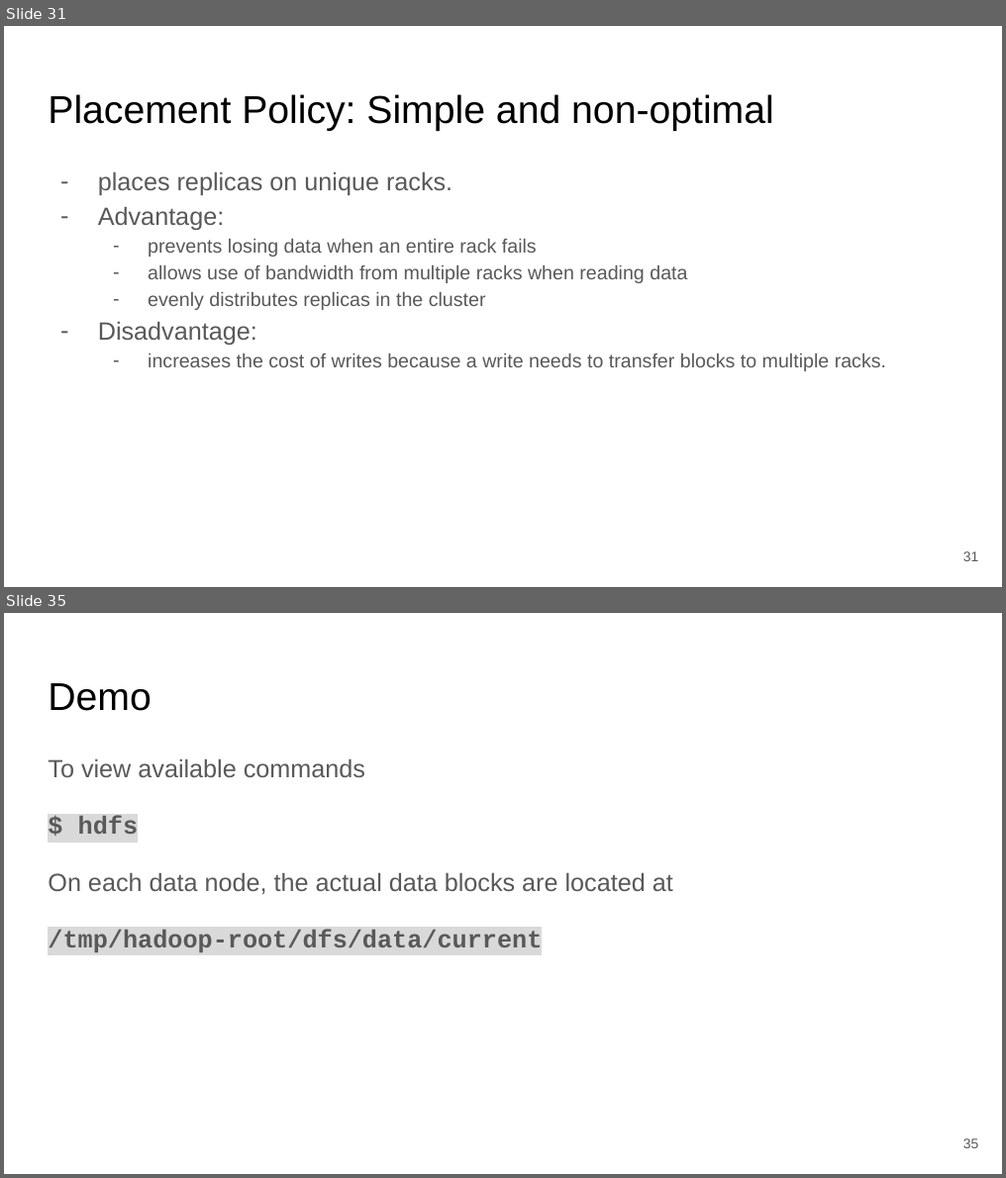
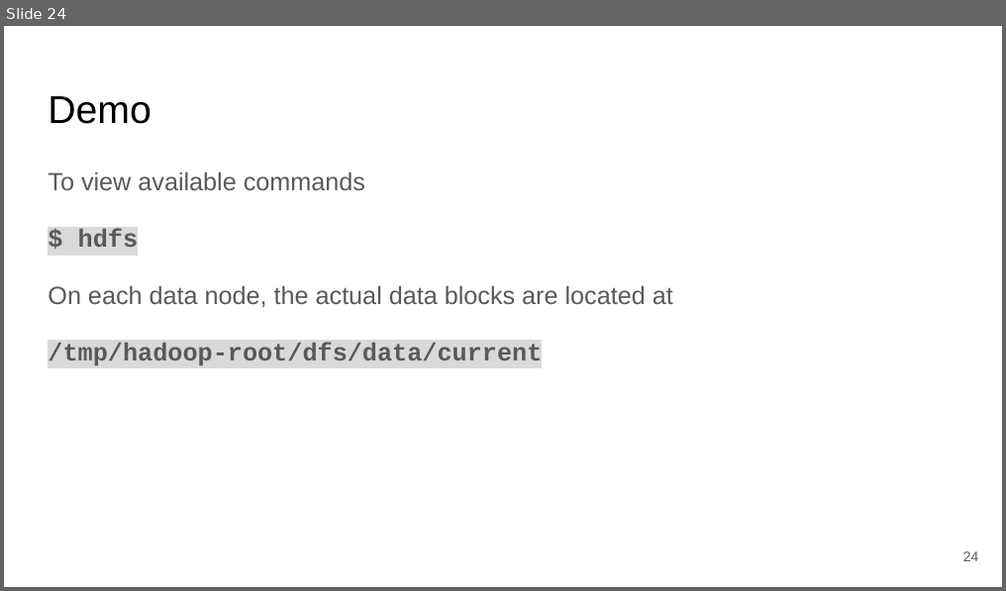
Before and after one commit to clemsonciti/workshop-python-intro-to-spark, a slide deck: Getting_started.pptx. Shown one above the other, each under a label of ours: slides 31 and 35 before the commit, slide 24 after it; the slides between them are not shown. The pictures are 1006x1178 and 1006x591 pixels, drawn with LibreOffice and Linux fonts; fonts in the diff are those of the drawing. Boxes give left, top, right and bottom in pixels: in the first picture for what was removed or moved away, otherwise in the second. Text is boxed around its words. In the diff, an @@ line names an element or a change of style, - is before the commit and + after.

```diff
--- a/Getting_started.pptx
+++ b/Getting_started.pptx
@@ slide 31 removed at <box>4,26,1002,587</box>, background #FFFFFF @@
@@ title removed at <box>48,94,774,131</box> @@
-Placement Policy: Simple and non-optimal
@@ text removed at <box>98,172,886,372</box> @@
-– places replicas on unique racks.
-– Advantage:
-  – prevents losing data when an entire rack fails
-  – allows use of bandwidth from multiple racks when reading data
-  – evenly distributes replicas in the cluster
-– Disadvantage:
-  – increases the cost of writes because a write needs to transfer blocks to multiple racks.
@@ page number removed at <box>963,552,979,562</box> @@
-31
@@ what was slide 35 is now slide 24 @@
@@ page number at <box>963,552,979,562</box>: text changed @@
-35
+24
```
Also in this commit, not shown: 3 slides changed, 15 slides added, 28 other slides removed.
